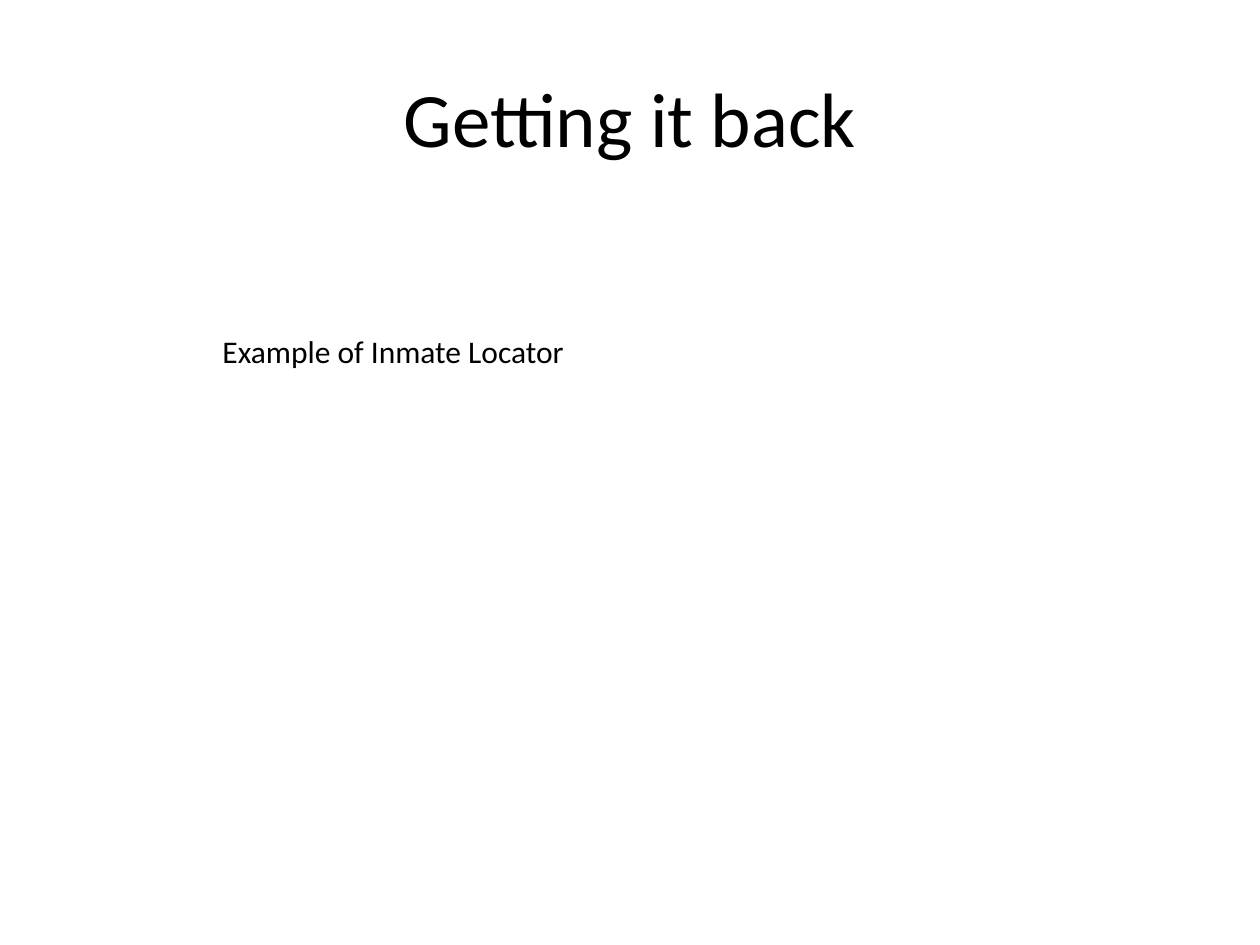
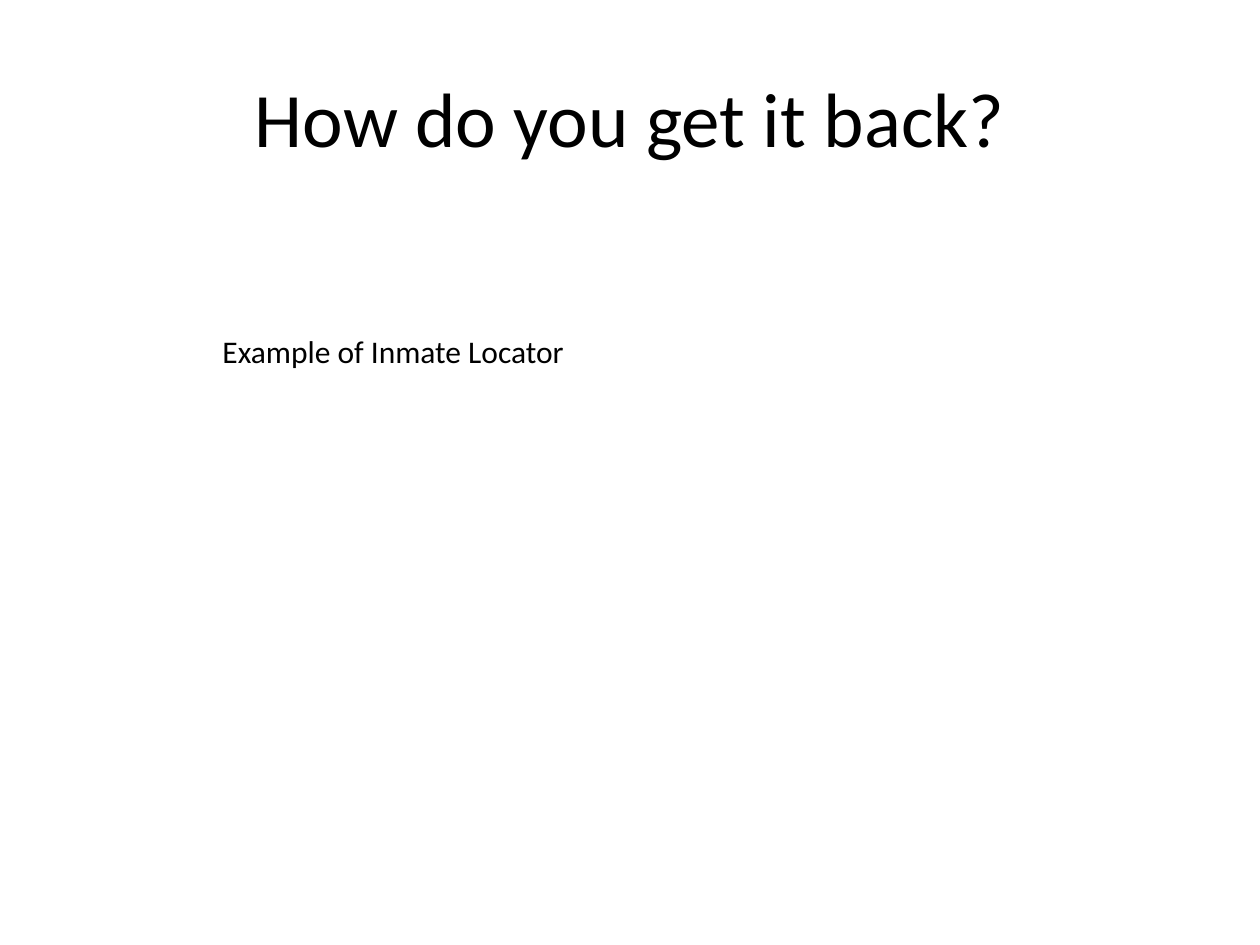
Before and after one commit to paul-burtness/webdevmojo, a slide deck: slide 4 of webdevmojo.pptx. Drawn at 1260x945 pixels with LibreOffice and Linux fonts; fonts in the diff are those of the drawing. Boxes give left, top, right and bottom in pixels: in the first picture for what was removed or moved away, otherwise in the second. Text is boxed around its words. In the diff, an @@ line names an element or a change of style, - is before the commit and + after.

```diff
--- a/webdevmojo.pptx
+++ b/webdevmojo.pptx
@@ title at <box>255,93,1004,161</box>: text changed @@
-Getting it back
+How do you get it back?
```
Also in this commit, not shown: 5 other slides changed, 5 slides added.
